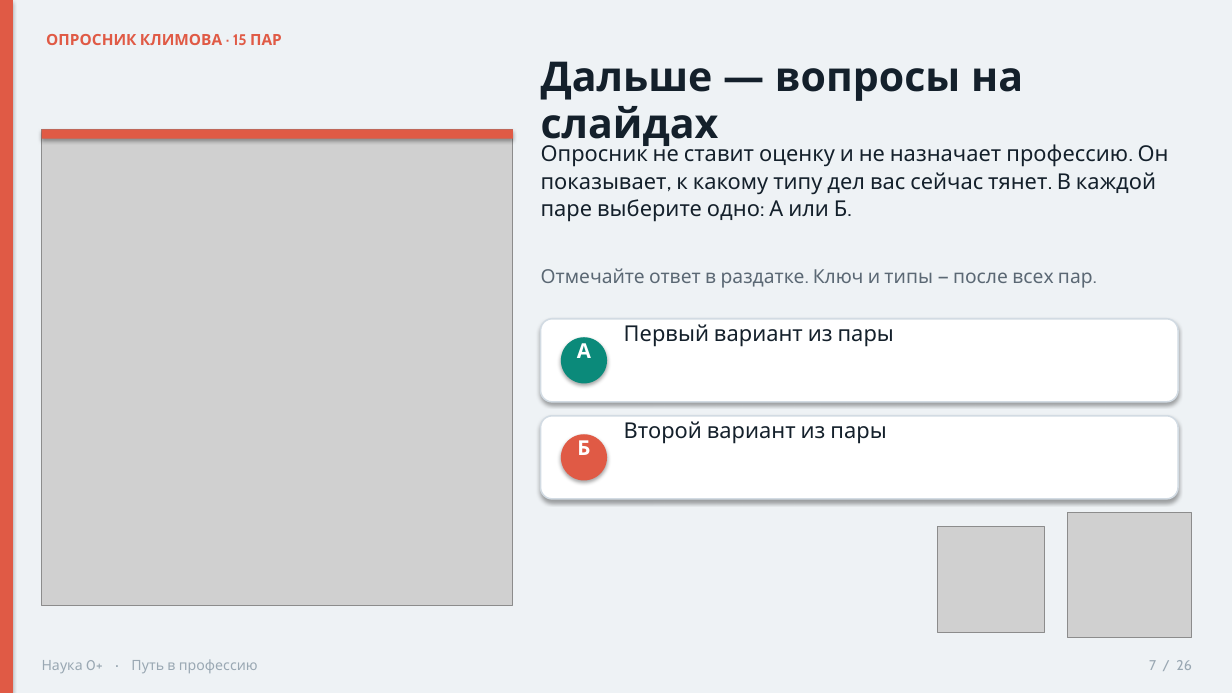
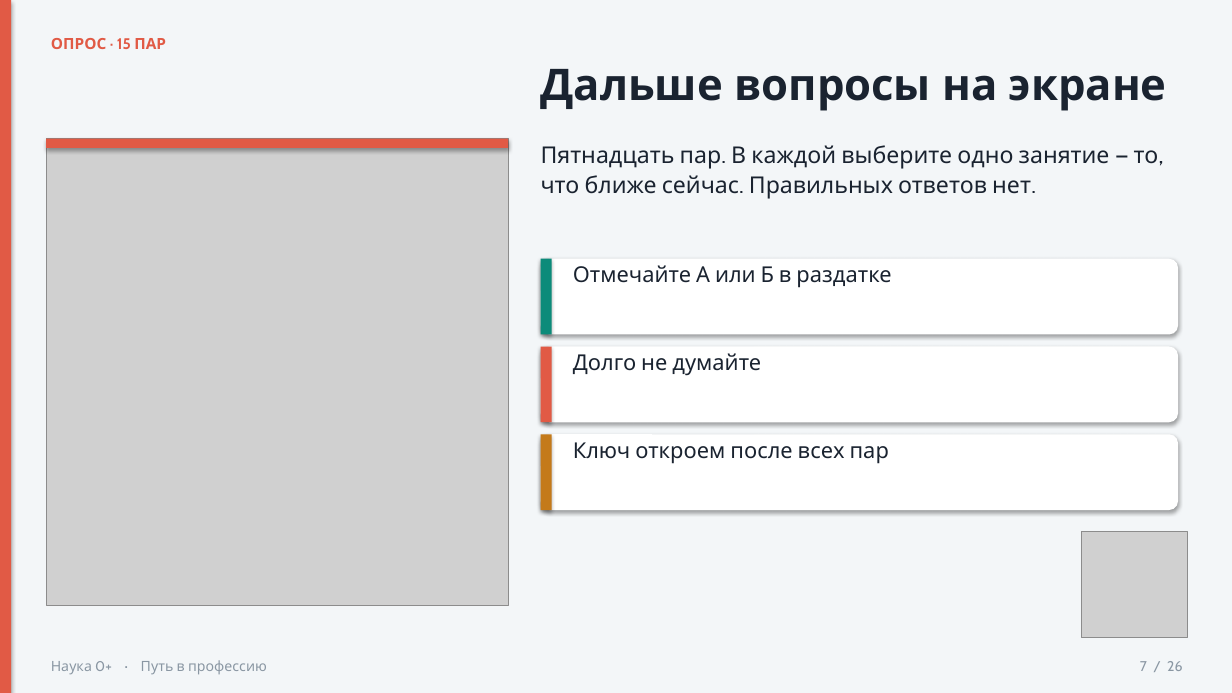
Before and after one commit to Sema917/-tourism, a slide deck: slide 7 of materials/Путь_в_профессию_презентация_20_минут.pptx. Drawn at 1232x693 pixels with LibreOffice and Linux fonts; fonts in the diff are those of the drawing; grey boxes stand for pictures. Boxes give left, top, right and bottom in pixels: in the first picture for what was removed or moved away, otherwise in the second. Text is boxed around its words. In the diff, an @@ line names an element or a change of style, - is before the commit and + after.

```diff
--- a/materials/Путь_в_профессию_презентация_20_минут.pptx
+++ b/materials/Путь_в_профессию_презентация_20_минут.pptx
@@ rectangle at (0, 0, 1232, 693): fill #EEF2F5 to #F3F6F8 @@
@@ rectangle at (0, 0, 11, 693): fill #E05A45 to #E15A45 @@
@@ text at (51, 38, 166, 49): text changed; text colour #E05A45 to #E15A45 @@
-ОПРОСНИК КЛИМОВА · 15 ПАР
+ОПРОС · 15 ПАР
@@ text at (541, 69, 1167, 111): text changed; size 32 to 34 pt; text colour #14202B to #1A2330 @@
-Дальше — вопросы на слайдах
+Дальше вопросы на экране
@@ picture: place and size @@
-picture at (42, 129, 513, 605)
+picture at (46, 139, 508, 605)
@@ rectangle at (46, 139, 508, 148): fill #E05A45 to #E15A45 @@
@@ rectangle: place and size @@
-rectangle at (42, 129, 513, 139)
+rectangle at (46, 139, 508, 148)
@@ text at (541, 145, 1159, 199): text changed; size 17 to 18 pt; text colour #14202B to #1A2330 @@
-Опросник не ставит оценку и не назначает профессию. Он показывает, к какому типу дел вас сейчас тянет. В каждой паре выберите одно: А или Б.
+Пятнадцать пар. В каждой выберите одно занятие — то, что ближе сейчас. Правильных ответов нет.
@@ rounded rectangle added at (541, 259, 1178, 335), fill #FFFFFF @@
@@ rectangle added at (541, 259, 552, 335), fill #0C8B7A @@
@@ text at (573, 265, 891, 288): text changed; size 15 to 17 pt; text colour #5B6874 to #1A2330 @@
-Отмечайте ответ в раздатке. Ключ и типы — после всех пар.
+Отмечайте А или Б в раздатке
@@ text removed at (624, 324, 894, 347) @@
-Первый вариант из пары
@@ rounded rectangle at (541, 347, 1178, 422): outline #D2DBE3 1.2 pt to none; proportions changed @@
@@ rounded rectangle: place and size @@
-rounded rectangle at (541, 319, 1178, 402)
+rounded rectangle at (541, 347, 1178, 422)
@@ rectangle added at (541, 347, 552, 422), fill #E15A45 @@
@@ rounded rectangle removed at (561, 337, 607, 384) @@
@@ text added at (573, 353, 761, 376), 17 pt, text #1A2330 @@
+Долго не думайте
@@ text removed at (577, 343, 591, 358) @@
-А
@@ rounded rectangle: place and size @@
-rounded rectangle at (541, 416, 1178, 499)
+rounded rectangle at (541, 434, 1178, 510)
@@ rounded rectangle at (541, 434, 1178, 510): outline #D2DBE3 1.2 pt to none; proportions changed @@
@@ rectangle added at (541, 434, 552, 510), fill #C47A1A @@
@@ rounded rectangle removed at (561, 434, 607, 481) @@
@@ text at (573, 442, 889, 464): text changed; text colour #14202B to #1A2330 @@
-Второй вариант из пары
+Ключ откроем после всех пар
@@ text removed at (577, 440, 590, 455) @@
-Б
@@ picture removed at (938, 527, 1044, 633) @@
@@ picture: place and size @@
-picture at (1067, 513, 1192, 638)
+picture at (1081, 531, 1188, 638)
@@ text "Наука 0+ · Путь в ..." at (51, 660, 267, 675): text colour #9AA8B3 to #8A97A3; line spacing 1.05 to 1.08 @@
@@ text "Наука 0+ · Путь в ...": place and size @@
-text "Наука 0+ · Путь в ..." at (42, 659, 258, 673)
+text "Наука 0+ · Путь в ..." at (51, 660, 267, 675)
@@ text "7 / 26": place and size @@
-text "7 / 26" at (1149, 660, 1191, 670)
+text "7 / 26" at (1140, 661, 1182, 671)
@@ text "7 / 26" at (1140, 661, 1182, 671): text colour #9AA8B3 to #8A97A3; line spacing 1.05 to 1.08 @@
```
Also in this commit, not shown: 23 other slides changed, 2 slides added, 2 slides removed, 11 other files.
